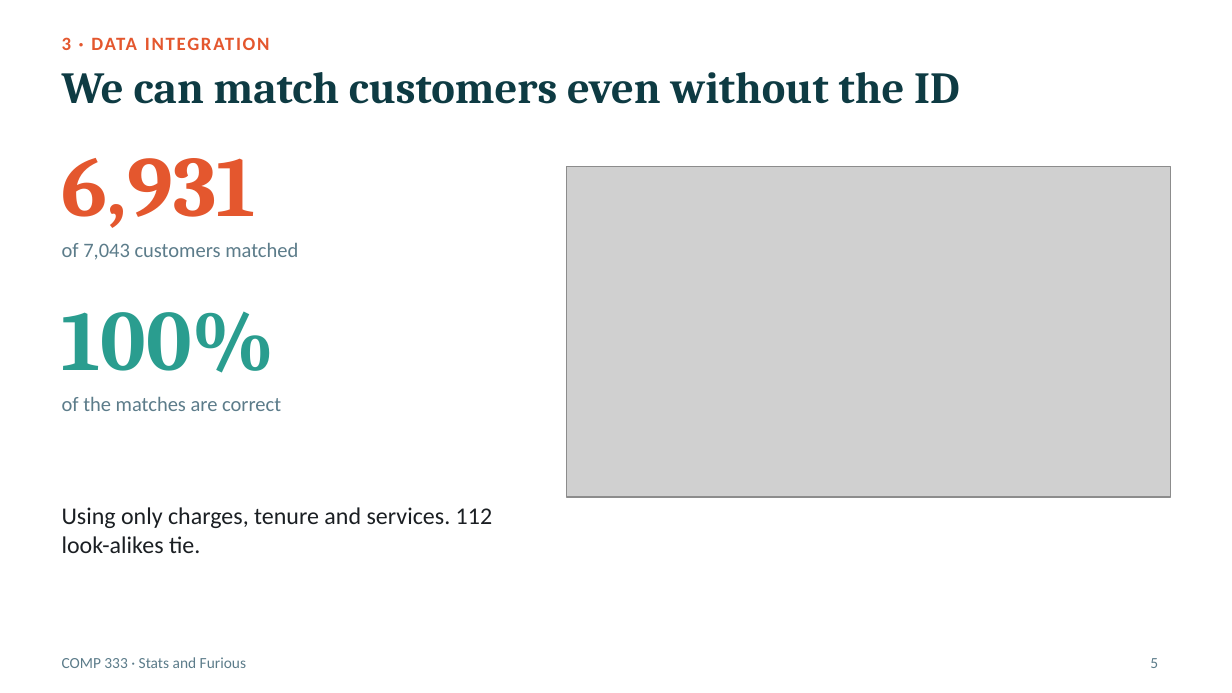
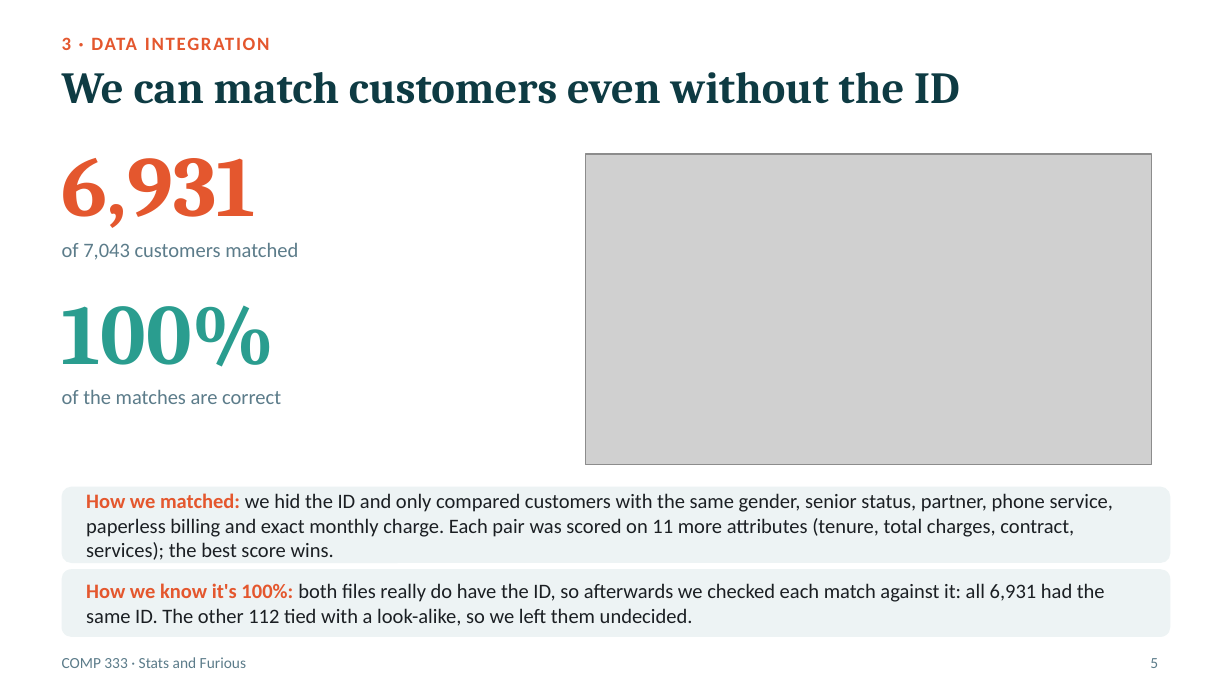
Before and after one commit to Peter7168/comp333-telco-churn, a slide deck: slide 5 of presentation/COMP333_Presentation.pptx. Drawn at 1232x693 pixels with LibreOffice and Linux fonts; fonts in the diff are those of the drawing; grey boxes stand for pictures. Boxes give left, top, right and bottom in pixels: in the first picture for what was removed or moved away, otherwise in the second. Text is boxed around its words. In the diff, an @@ line names an element or a change of style, - is before the commit and + after.

Commit message:
Slides: explain how each result was obtained and how we know it holds

```diff
--- a/presentation/COMP333_Presentation.pptx
+++ b/presentation/COMP333_Presentation.pptx
@@ picture: place and size @@
-picture at box(567, 166, 1170, 498)
+picture at box(585, 154, 1152, 464)
@@ text "100%": place and size @@
-text "100%" at box(62, 311, 276, 373)
+text "100%" at box(62, 305, 276, 367)
@@ text "of the matches are correct": place and size @@
-text "of the matches are correct" at box(62, 396, 281, 411)
+text "of the matches are correct" at box(62, 389, 281, 404)
@@ text removed at box(62, 507, 492, 553) @@
-Using only charges, tenure and services. 112 look-alikes tie.
@@ rounded rectangle added at box(62, 487, 1170, 563), fill #EDF3F4 @@
@@ text added at box(86, 493, 1113, 560), 12 pt, text #1B1F23 @@
+How we matched: we hid the ID and only compared customers with the same gender, senior status, partner, phone service, paperless billing and exact monthly charge. Each pair was scored on 11 more attributes (tenure, total charges, contract, services); the best score wins.
@@ rounded rectangle added at box(62, 569, 1170, 637), fill #EDF3F4 @@
@@ text added at box(86, 583, 1105, 626), 12 pt, text #1B1F23 @@
+How we know it's 100%: both files really do have the ID, so afterwards we checked each match against it: all 6,931 had the same ID. The other 112 tied with a look-alike, so we left them undecided.
```
Also in this commit, not shown: 8 other slides changed.
